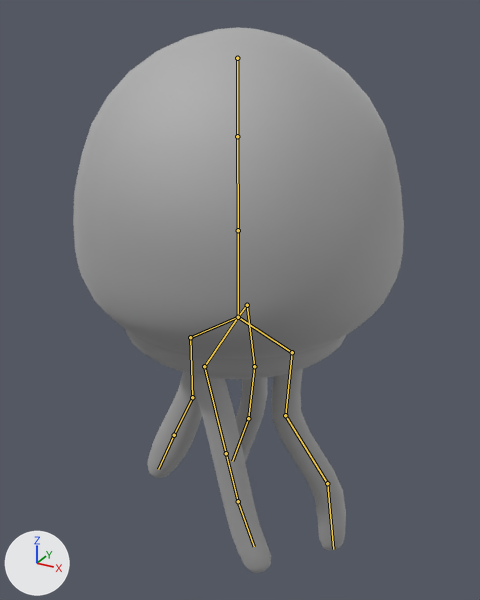
The FBX model Assets/Models/AI/JellyFish.fbx as it was, and as the next commit left it.
Camera for both pictures: a camera (50 mm lens) standing at (4.45, -8.02, 8.46) and looking at (-0.03, 0.11, 4.39). The lights are fixed; the arrows at lower left show +X, +Y and +Z. The bones that bend it are drawn over the model as lines.

In view in the first picture: 'Jelly Fish Mesh'.
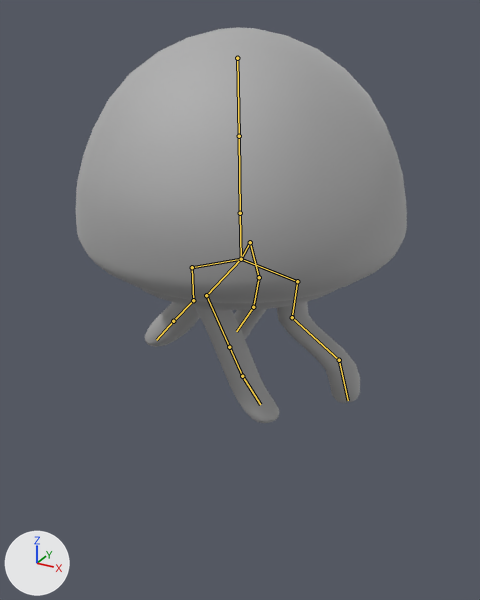
The newer file adds an action. The first version stands in its rest pose; the second is drawn at frame 10 of the action 'Acceletrate'.

The change in detail:
Bone 'Bone' (bone_bone) turns from (0, 0, 0) to (-2, 0, 0) degrees about its own x, y and z.
Bone 'Bone.001' (bone_bone_001) is rescaled from (1.0, 1.0, 1.0) to (1.0, 0.82, 1.0).
Bone 'Bone.002' (bone_bone_002) is rescaled from (1.0, 1.0, 1.0) to (1.0, 0.63, 1.0).

Location of each change, (x1, y1, x2, y2) in pixels of the pictures (480 x 600 px):
'Jelly Fish Mesh', posed (27% shorter)
    before: (73, 27, 404, 573)
    after: (76, 27, 407, 423)
bone 'Bone', root to tip
    before: (237, 58) to (237, 136)
    after: (237, 58) to (239, 136)
bone 'Bone.001', root to tip
    before: (237, 136) to (238, 230)
    after: (239, 136) to (240, 213)
bone 'Bone.002', root to tip
    before: (238, 230) to (238, 317)
    after: (240, 213) to (241, 259)
